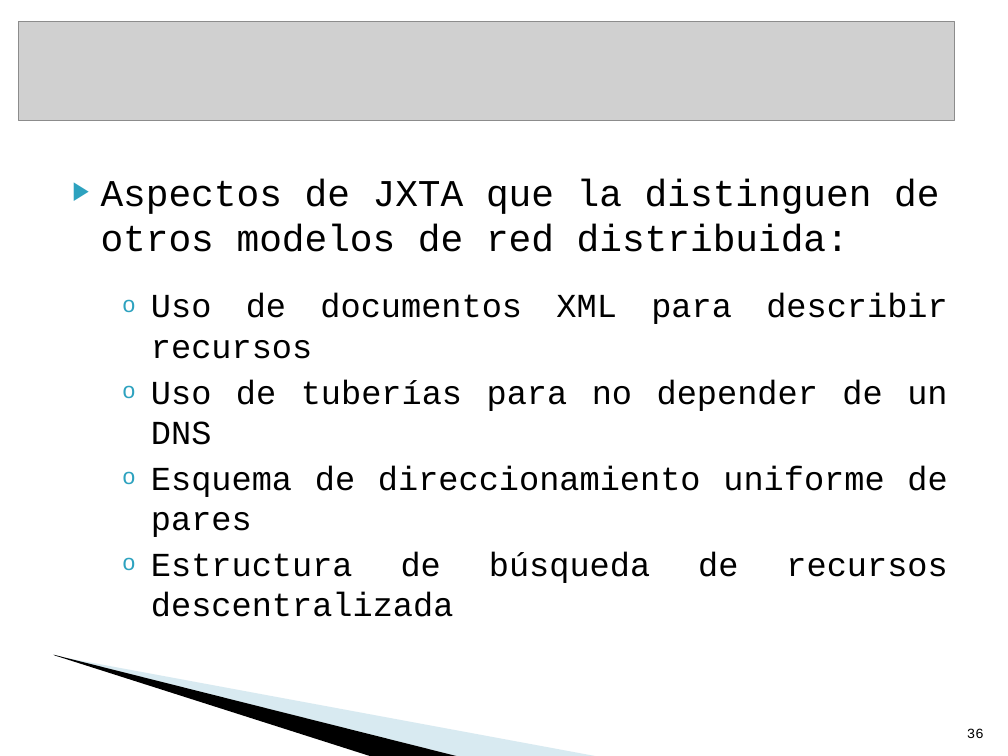
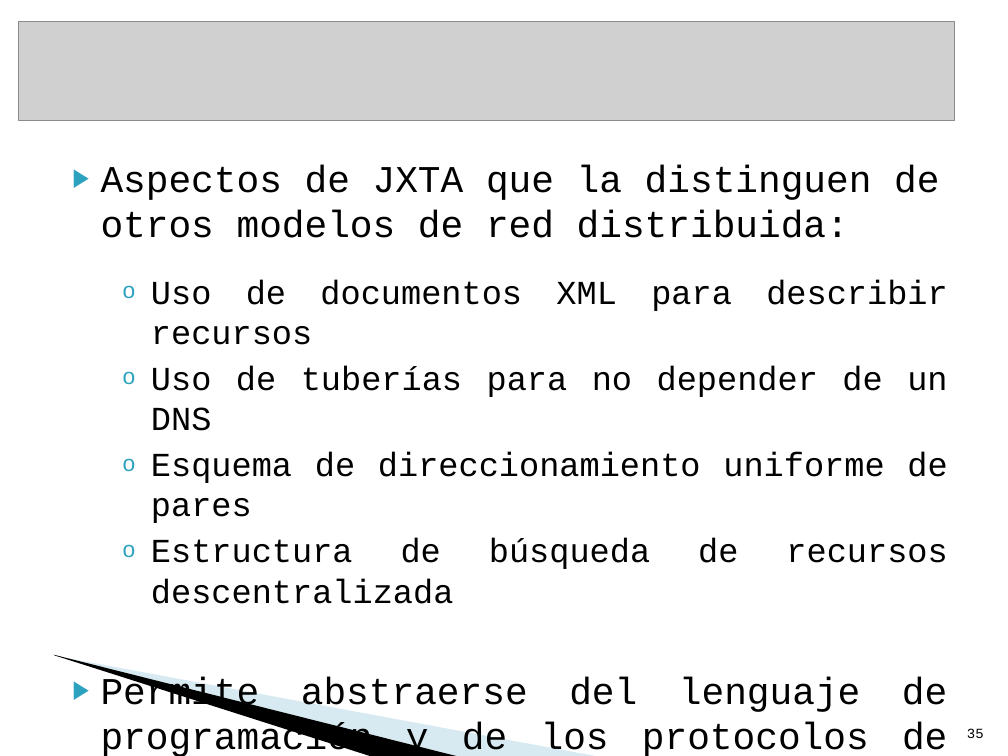
Before and after one commit to txedo/isi-practicas-5, a slide deck: slide 35 of sistemas-colaboracion/p2p-jxta/presentacion/PresentaciónColaboracion.ppt (slide 36 before the commit). Drawn at 1008x756 pixels with LibreOffice and Linux fonts; fonts in the diff are those of the drawing; grey boxes stand for pictures; background and template pictures are left out. Boxes give left, top, right and bottom in pixels: in the first picture for what was removed or moved away, otherwise in the second. Text is boxed around its words. In the diff, an @@ line names an element or a change of style, - is before the commit and + after.

```diff
--- a/sistemas-colaboracion/p2p-jxta/presentacion/PresentaciónColaboracion.ppt
+++ b/sistemas-colaboracion/p2p-jxta/presentacion/PresentaciónColaboracion.ppt
@@ text "Aspectos de JXTA que la ...": place and size @@
-text "Aspectos de JXTA que la ..." at (101,179,948,617)
+text "Aspectos de JXTA que la ..." at (101,165,948,756)
@@ text at (101,677,947,756): paragraph added @@
+▶ Permite abstraerse del lenguaje de programación y de los protocolos de red.
```
Also in this commit, not shown: 13 other slides changed, 1 slide added, 3 slides removed.
